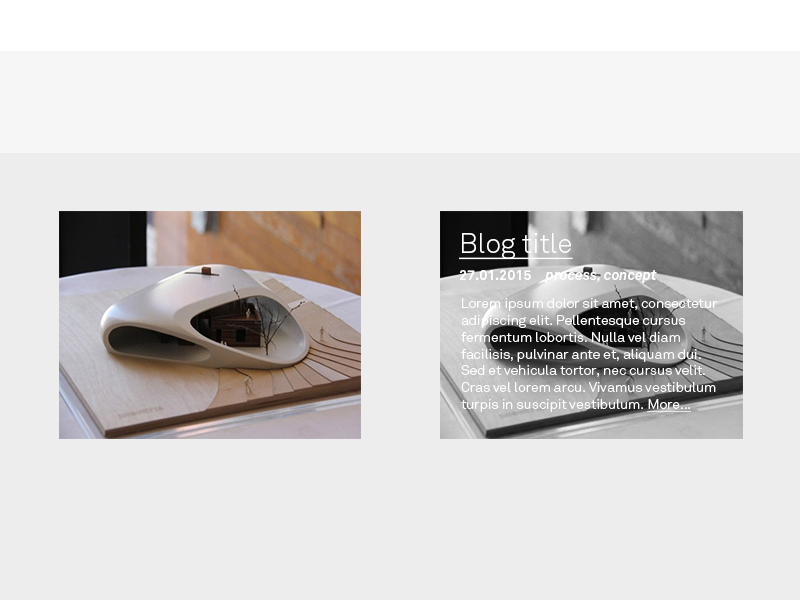
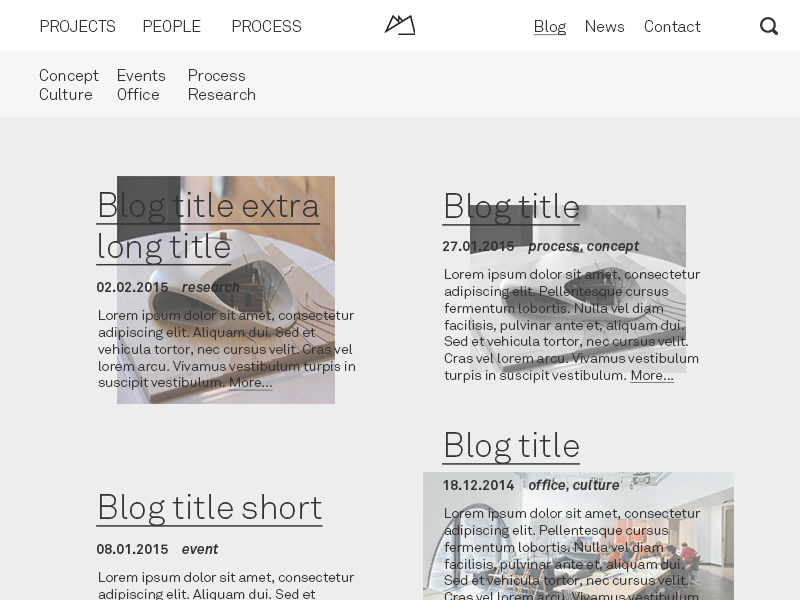
Before/after of a 800×600 layered artwork. What changed in the layer stack:
moved "Body" above "Navigation" over [0, 117, 800, 600]
added group "Article 1" with 4 layers in group "Body" over [96, 176, 355, 404]
added layer "Lorem ipsum dolor sit amet, consectetur adipiscing elit. Aliqua" (1st of 2, in "Body" › "Article 1") in group "Article 1" over [98, 310, 355, 391]
added layer "Blog title extra long title" in group "Article 1" over [96, 192, 321, 266]
"model": opacity 100% → 70%, moved it into group "Article 1", painted on it over [59, 176, 361, 439]
added group "Article 2" with 6 layers in group "Body" over [442, 193, 701, 383]
moved "Lorem ipsum dolor sit amet, consectetur adipiscing elit. Pellen" (1st of 2, in "Body" › "Article 2") into group "Article 2", painted on it over [444, 269, 718, 412]
moved "27.01.2015 process, concept" into group "Article 2", painted on it over [443, 241, 657, 283]
moved "Blog title" (1st of 2, in "Body" › "Article 2") into group "Article 2", painted on it over [442, 193, 580, 260]
moved "model copy" into group "Article 2", painted on it over [440, 205, 743, 439]
added group "Article 3" with 3 layers in group "Body" over [96, 494, 355, 600]
added layer "Lorem ipsum dolor sit amet, consectetur adipiscing elit. Aliqua" (2nd of 2, in "Body" › "Article 3") in group "Article 3" over [98, 572, 355, 600]
added layer "Blog title short" in group "Article 3" over [96, 494, 323, 527]
added group "Article 4" with 5 layers in group "Body" over [423, 432, 734, 600]
added layer "Lorem ipsum dolor sit amet, consectetur adipiscing elit. Pellen" (2nd of 2, in "Body" › "Article 4") in group "Article 4" over [444, 508, 701, 600]
added layer "Blog title" (2nd of 2, in "Body" › "Article 4") in group "Article 4" over [442, 432, 580, 465]
added layer "office" (60%) in group "Article 4" over [423, 472, 734, 600]
painted on "bkgnd" (1st of 2, in "Body") over [0, 117, 800, 152]
…and 14 more changes (14 added)
